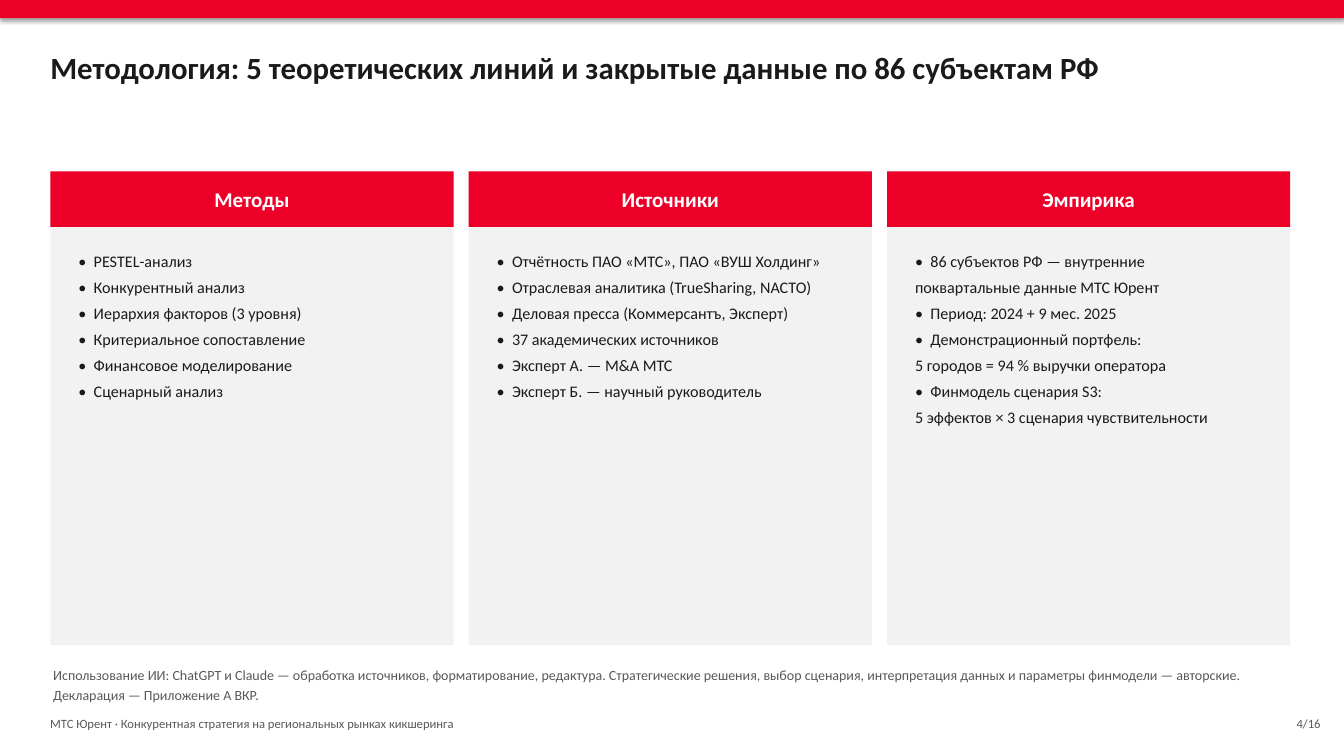
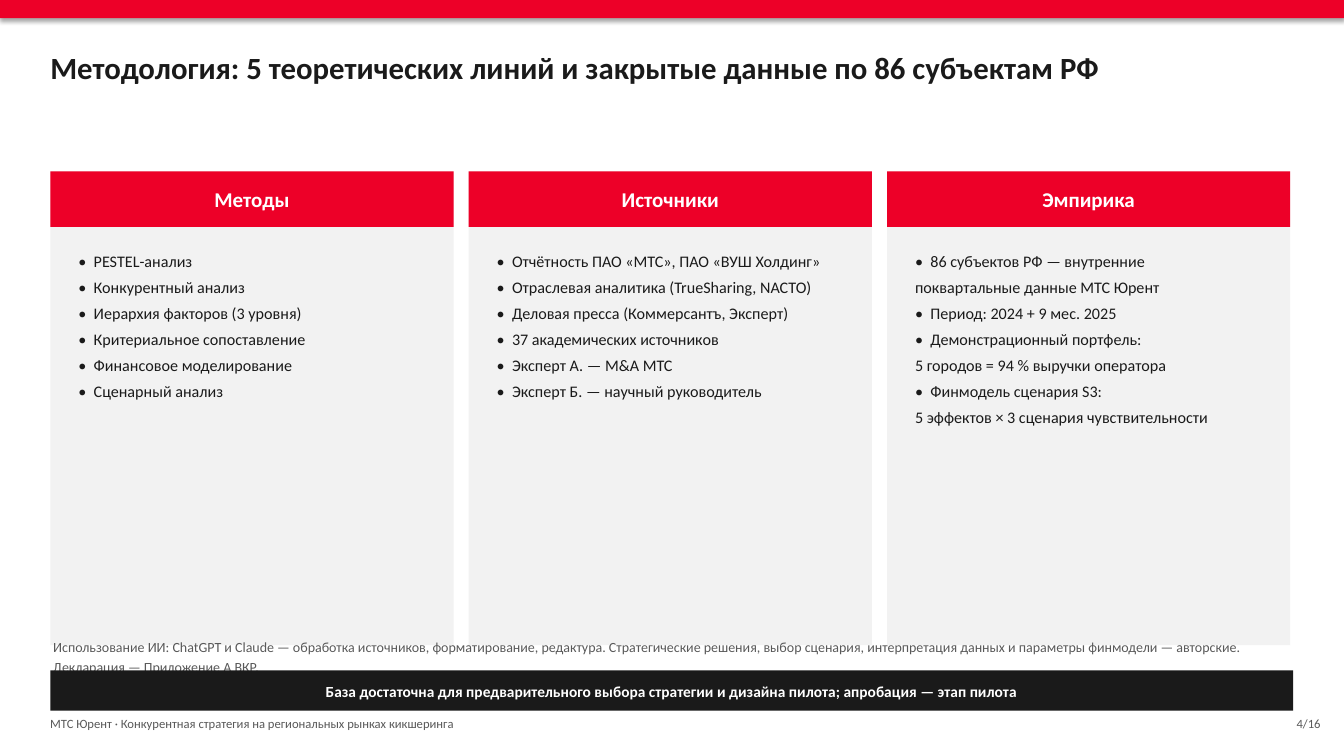
Before and after one commit to alalolop3-hue/-, a slide deck: slide 4 of vkr/VKR_presentation.pptx. Drawn at 1344x756 pixels with LibreOffice and Linux fonts; fonts in the diff are those of the drawing. Boxes give left, top, right and bottom in pixels: in the first picture for what was removed or moved away, otherwise in the second. Text is boxed around its words. In the diff, an @@ line names an element or a change of style, - is before the commit and + after.

```diff
--- a/vkr/VKR_presentation.pptx
+++ b/vkr/VKR_presentation.pptx
@@ text "Использование ИИ: ChatGPT и Claude ...": place and size @@
-text "Использование ИИ: ChatGPT и Claude ..." at box(53, 670, 1240, 703)
+text "Использование ИИ: ChatGPT и Claude ..." at box(53, 642, 1240, 676)
@@ rectangle added at box(50, 670, 1294, 711), fill #1A1A1A @@
@@ text added at box(326, 686, 1017, 700), 11 pt, text #FFFFFF, bold @@
+База достаточна для предварительного выбора стратегии и дизайна пилота; апробация — этап пилота
```
Also in this commit, not shown: 13 other slides changed, 4 other files.
